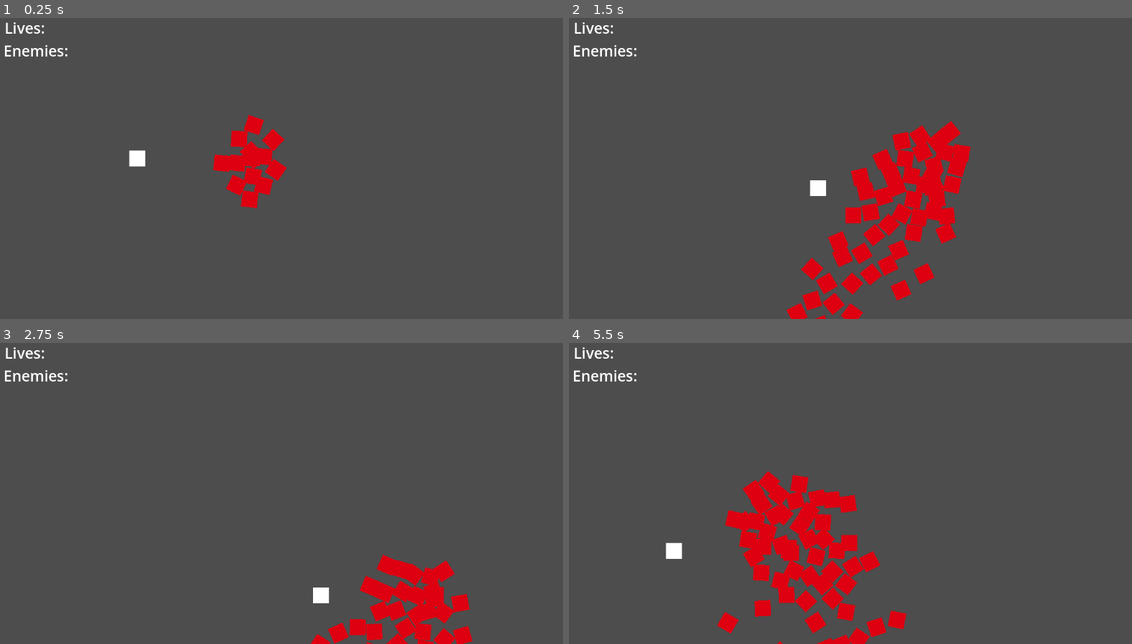
Above: before the commit, frames 1-4 (two rows, left to right).
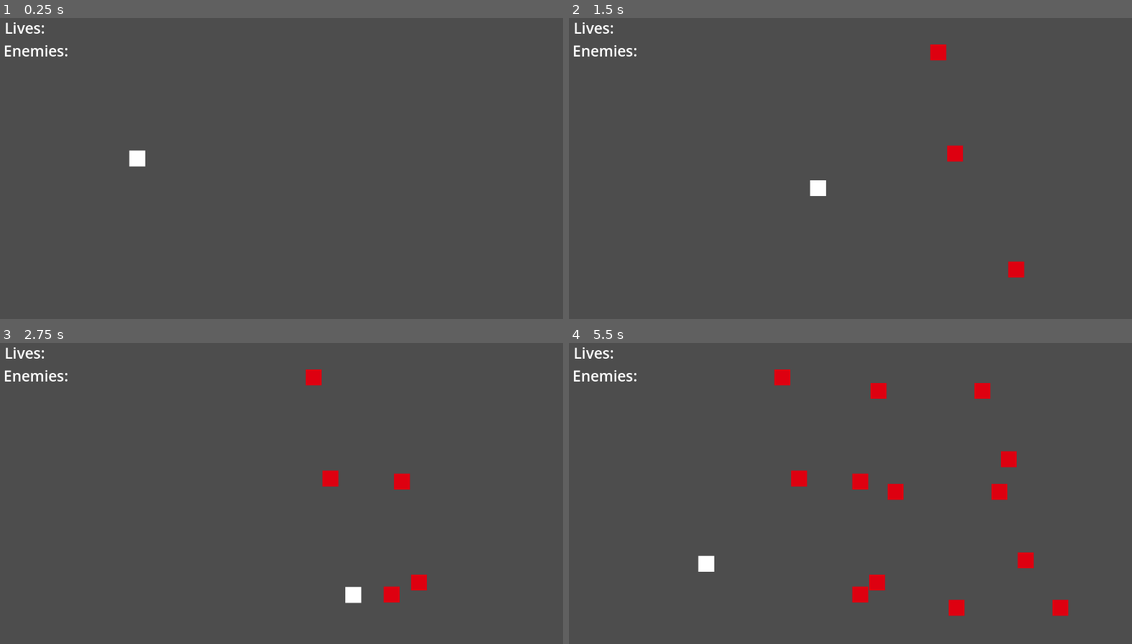
Above: after the commit, the same moments.

Repository: mustard221/Test
Game: Godot game, scene res://scenes/main.tscn
The game is run twice, just before and just after one commit, with the same random seed, the same clock (stepped at 60 frames per second) and the same inputs.
Inputs:
- Up to frame 1 (0.25 s): no input
- Up to frame 2 (1.5 s): hold D (Right) 0.53-1.28 s; hold S (Down) from 1.28 s (still down)
- Up to frame 3 (2.75 s): release S (Down) at 2.03 s; hold D (Right) from 2.03 s (still down)
- Up to frame 4 (5.5 s): release D (Right) at 2.78 s; hold W (Up) 2.78-3.53 s; hold A (Left) 3.53-5.03 s; hold S (Down) from 5.03 s (still down)

The runs differ from the first frame. In frame 1, 1.8% of the frame differs, in the area x 37-51%, y 32-64%; in frame 2, 7.2%; in frame 3, 4.3%; in frame 4, 9.2%, in the area x 17-89%, y 8-100%.

Commit message:
enemy movement

Diff:
--- a/games-programming-test/scenes/enemies.tscn
+++ b/games-programming-test/scenes/enemies.tscn
@@ -9,6 +9,10 @@
 [node name="Node2D" type="Node2D"]
 
 [node name="RigidBody2D" type="RigidBody2D" parent="."]
+mass = 0.001
+gravity_scale = 0.0
+lock_rotation = true
+linear_velocity = Vector2(-100, 0)
 script = ExtResource("1_q4yn1")
 
 [node name="CollisionShape2D" type="CollisionShape2D" parent="RigidBody2D"]
--- a/games-programming-test/scenes/main.tscn
+++ b/games-programming-test/scenes/main.tscn
@@ -25,10 +25,29 @@
 [node name="CollisionShape2D" type="CollisionShape2D" parent="CharacterBody2D"]
 shape = SubResource("RectangleShape2D_jyhfs")
 
-[node name="Spawner" type="Marker2D" parent="CharacterBody2D"]
-position = Vector2(231, -1)
+[node name="Spawner3" type="Marker2D" parent="CharacterBody2D"]
+position = Vector2(413, -10)
 script = ExtResource("3_sugp2")
 enemy_scene = ExtResource("4_jyhfs")
+
+[node name="Timer" type="Timer" parent="CharacterBody2D/Spawner3"]
+autostart = true
+
+[node name="Spawner2" type="Marker2D" parent="CharacterBody2D"]
+position = Vector2(379, -214)
+script = ExtResource("3_sugp2")
+enemy_scene = ExtResource("4_jyhfs")
+
+[node name="Timer" type="Timer" parent="CharacterBody2D/Spawner2"]
+autostart = true
+
+[node name="Spawner" type="Marker2D" parent="CharacterBody2D"]
+position = Vector2(536, 224)
+script = ExtResource("3_sugp2")
+enemy_scene = ExtResource("4_jyhfs")
+
+[node name="Timer" type="Timer" parent="CharacterBody2D/Spawner"]
+autostart = true
 
 [node name="Label" type="Label" parent="."]
 offset_left = -267.0
@@ -45,3 +64,7 @@
 offset_bottom = -184.0
 text = "Enemies:"
 label_settings = SubResource("LabelSettings_0wfyh")
+
+[connection signal="timeout" from="CharacterBody2D/Spawner3/Timer" to="CharacterBody2D/Spawner3" method="_on_timer_timeout"]
+[connection signal="timeout" from="CharacterBody2D/Spawner2/Timer" to="CharacterBody2D/Spawner2" method="_on_timer_timeout"]
+[connection signal="timeout" from="CharacterBody2D/Spawner/Timer" to="CharacterBody2D/Spawner" method="_on_timer_timeout"]
--- a/games-programming-test/scripts/player_movement.gd
+++ b/games-programming-test/scripts/player_movement.gd
@@ -1,12 +1,9 @@
 extends CharacterBody2D
 
-
 const SPEED = 300.0
-const JUMP_VELOCITY = -400.0
 
 # Get the gravity from the project settings to be synced with RigidBody nodes.
 var gravity = ProjectSettings.get_setting("physics/2d/default_gravity")
-
 
 func _physics_process(delta):
 	# Get the input direction and handle the movement/deceleration.
--- a/games-programming-test/spawner.gd
+++ b/games-programming-test/spawner.gd
@@ -1,8 +1,9 @@
 extends Node2D
 
 @export var enemy_scene:PackedScene
+@export var timer: Timer
 
-func _process(delta: float) -> void:
+func _on_timer_timeout() -> void:
 	var spawner = $"."
 	var spawn = enemy_scene.instantiate()
 
@@ -17,3 +18,4 @@
 	##var tween = create_tween().set_trans(Tween.TRANS_CIRC)
 	##tween.tween_property(spawn, )
 	pass
+	pass # Replace with function body.
